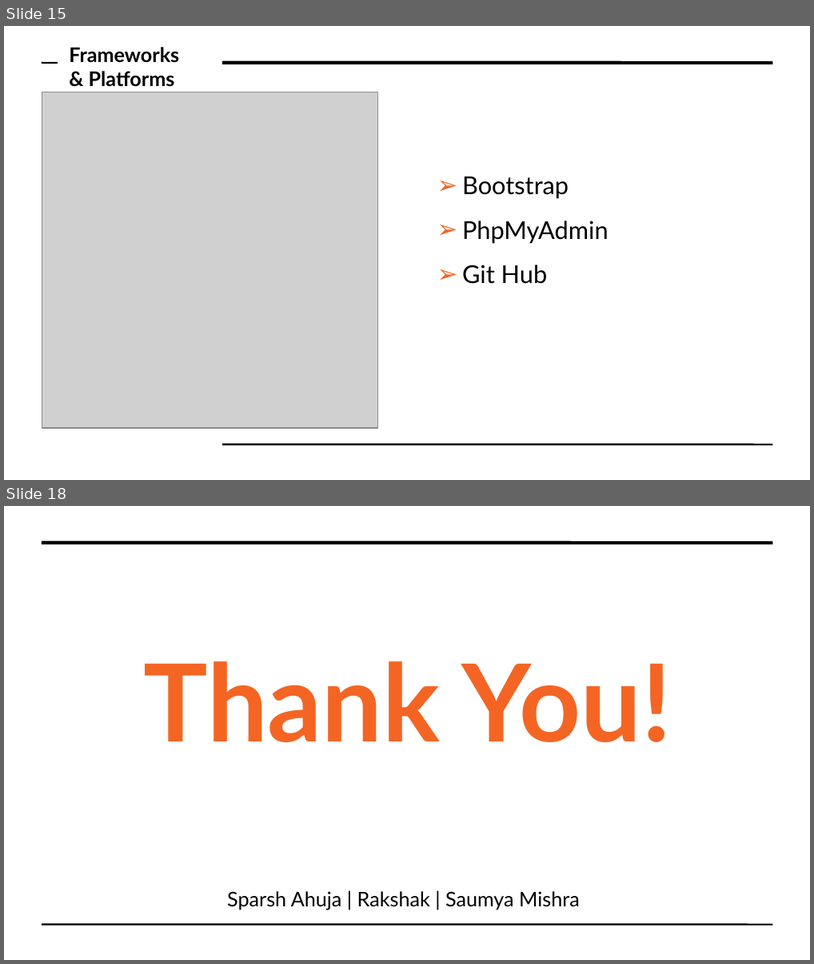
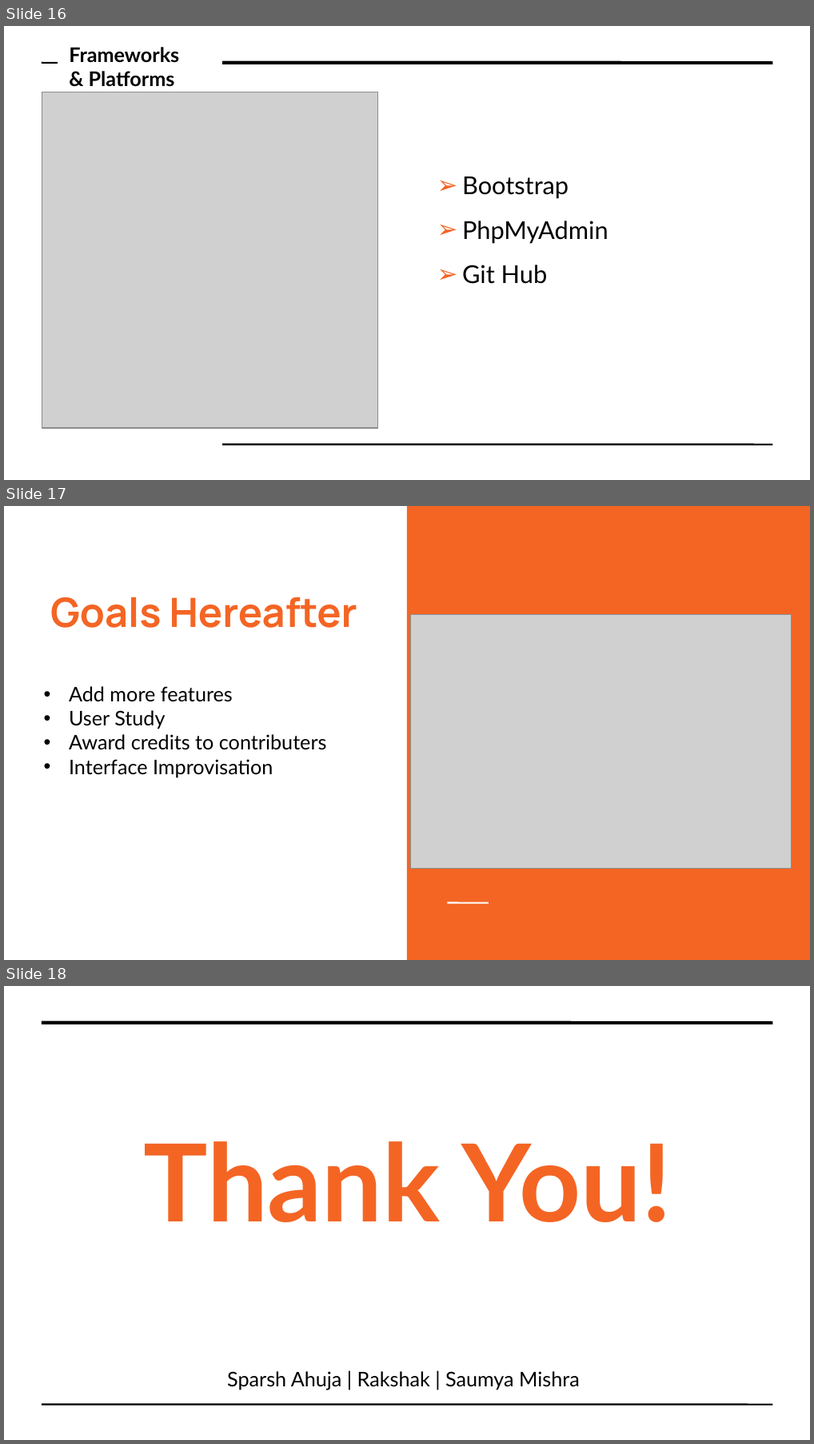
Before and after one commit to Saumya-Mishra9129/hackathon2019, a slide deck: Hackfest.odp. Shown one above the other, each under a label of ours: slides 15 and 18 before the commit, slides 16, 17 and 18 after it; the slides between them are not shown. The pictures are 814x964 and 814x1444 pixels, drawn with LibreOffice and Linux fonts; fonts in the diff are those of the drawing; grey boxes stand for pictures. Boxes give left, top, right and bottom in pixels: in the first picture for what was removed or moved away, otherwise in the second. Text is boxed around its words. In the diff, an @@ line names an element or a change of style, - is before the commit and + after.

Commit message:
user index

```diff
--- a/Hackfest.odp
+++ b/Hackfest.odp
@@ slide 17 added at box(4, 506, 810, 960), background #FFFFFF @@
@@ rectangle added at box(407, 506, 810, 959), fill #F46524 @@
@@ title added at box(50, 597, 358, 628), 36 pt, text #F46524, bold @@
+Goals Hereafter
@@ picture added at box(411, 614, 792, 868) @@
@@ text added at box(69, 686, 327, 777), 18 pt, text #000000 @@
+• Add more features
+• User Study
+• Award credits to contributers
+• Interface Improvisation
@@ line added from (447, 903) to (489, 903), #FFFFFF 1.5 pt @@
@@ what was slide 15 is now slide 16 @@
```
Also in this commit, not shown: 6 slides changed, 2 other slides added, 3 slides removed, 4 other files.
